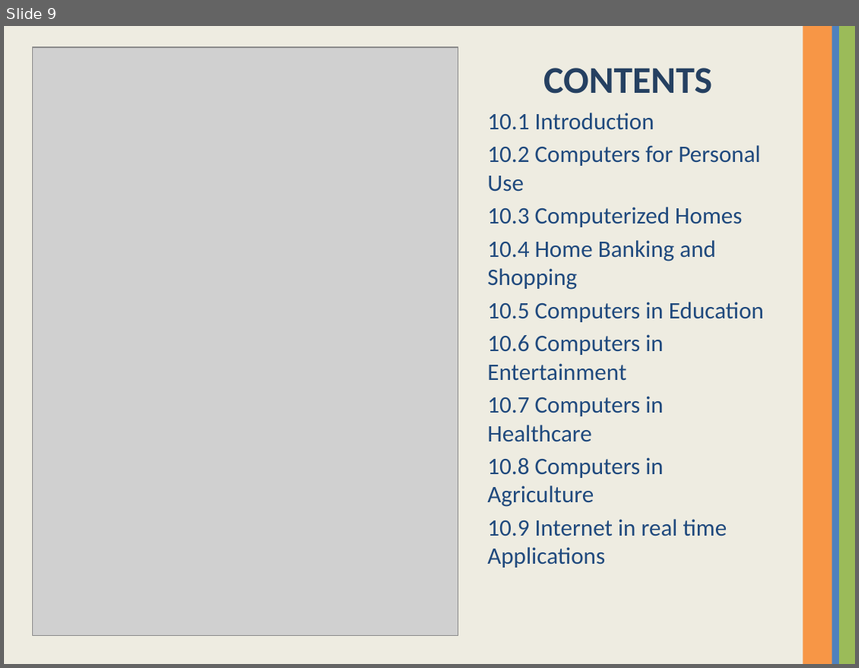
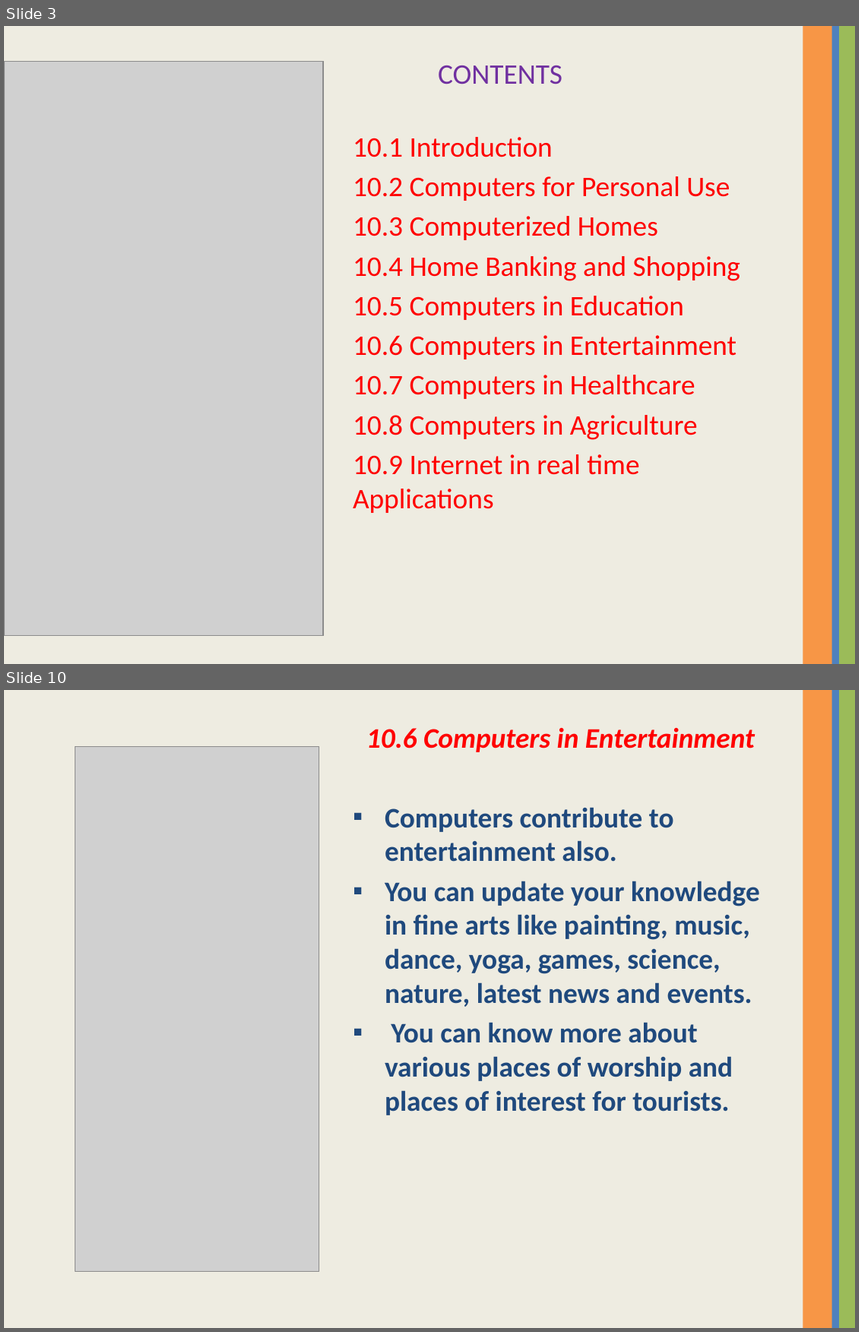
Before and after one commit to Suwetha/Suwetha, a slide deck: COMPUTER.pptx. Shown one above the other, each under a label of ours: slide 9 before the commit, slides 3 and 10 after it; the slides between them are not shown. The pictures are 859x668 and 859x1332 pixels, drawn with LibreOffice and Linux fonts; fonts in the diff are those of the drawing; grey boxes stand for pictures. Boxes give left, top, right and bottom in pixels: in the first picture for what was removed or moved away, otherwise in the second. Text is boxed around its words. In the diff, an @@ line names an element or a change of style, - is before the commit and + after.

```diff
--- a/COMPUTER.pptx
+++ b/COMPUTER.pptx
@@ slide 10 added at [4, 690, 855, 1328], background #EEECE1; not listed: 3 template elements that a slide beside it also shows @@
@@ text added at [367, 728, 760, 1116], 24 pt, text #1F497D, bold @@
+10.6 Computers in Entertainment
+▪ Computers contribute to entertainment also.
+▪ You can update your knowledge in fine arts like painting, music, dance, yoga, games, science, nature, latest news and events.
+▪ You can know more about various places of worship and places of interest for tourists.
@@ picture added at [75, 747, 319, 1272] @@
@@ what was slide 9 is now slide 3 @@
@@ slide 3 changed as well @@
@@ text "CONTENTS": place and size @@
-text "CONTENTS" at [487, 68, 764, 568]
+text "CONTENTS" at [353, 66, 740, 513]
@@ text "CONTENTS" at [353, 66, 740, 513]: size 32 to 24 pt, text colour #254061 to #7030A0, bold off in "CONTENTS"; size 20 to 24 pt, text colour #1F497D to #FF0000; alignment centre to left; less space between paragraphs @@
@@ picture added at [4, 62, 323, 636] @@
@@ picture: place and size @@
-picture at [32, 47, 458, 636]
+picture at [11, 62, 323, 636]
```
Also in this commit, not shown: 2 other slides changed, 31 other slides added, 6 slides removed.
